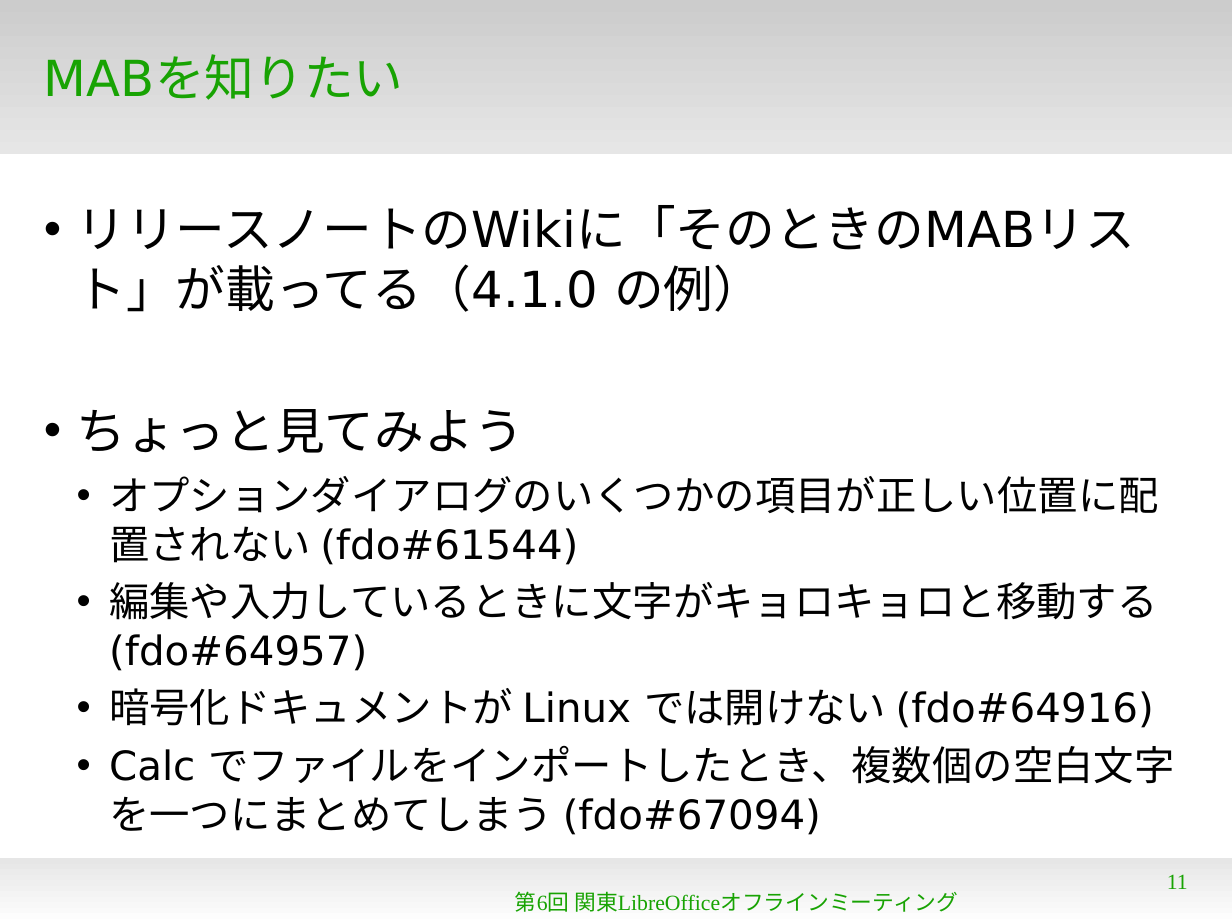
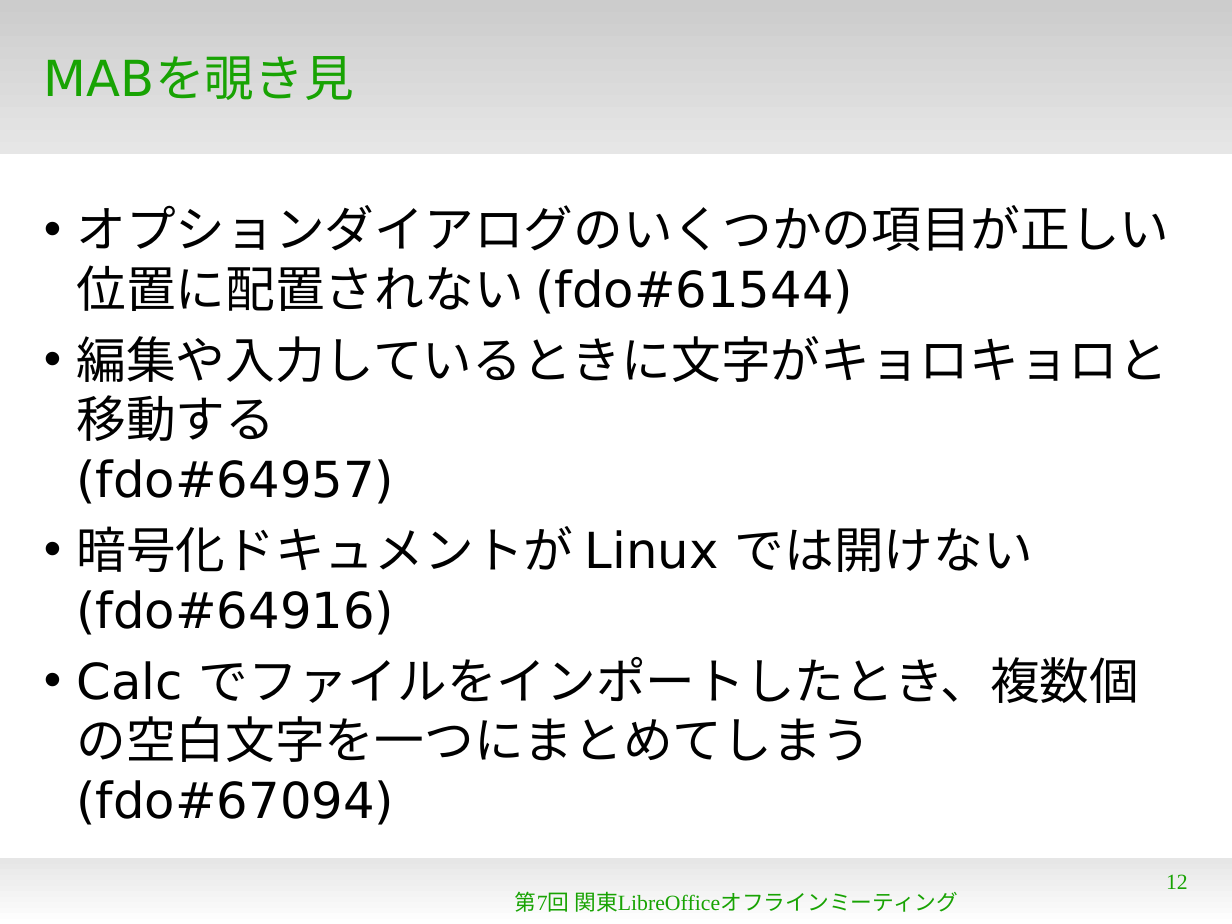
Before and after one commit to naruoga/KantoLibreOffice, a slide deck: slide 12 of Aug2013/MAB.odp (slide 11 before the commit). Drawn at 1232x924 pixels with LibreOffice and Linux fonts; fonts in the diff are those of the drawing; background and template pictures are left out. Boxes give left, top, right and bottom in pixels: in the first picture for what was removed or moved away, otherwise in the second. Text is boxed around its words. In the diff, an @@ line names an element or a change of style, - is before the commit and + after.

```diff
--- a/Aug2013/MAB.odp
+++ b/Aug2013/MAB.odp
@@ title at [44,56,354,100]: text changed @@
-MABを知りたい
+MABを覗き見
@@ text "オプションダイアログのいくつかの項目が正しい位置に配置されない (fdo#61544)" at [77,205,1170,825]: size 26 to 32 pt; list level 2 to 1 in "オプションダイアログのいくつかの項目が正しい位置に配置されない (fdo#61544)"; list level 2 to 1 in "編集や入力しているときに文字がキョロキョロと移動する (fdo#64957)"; list level 2 to 1 in "暗号化ドキュメントが Linux では開けない (fdo#64916)"; list level 2 to 1 in "Calc でファイルをインポートしたとき、複数個の空白文字を一つにまとめてしまう (fdo#67094)" @@
@@ text at [77,205,1135,453]: paragraphs removed @@
-• リリースノートのWikiに「そのときのMABリスト」が載ってる（4.1.0 の例）
-• ちょっと見てみよう
@@ text at [515,891,958,912]: text changed @@
-第6回 関東LibreOfficeオフラインミーティング
+第7回 関東LibreOfficeオフラインミーティング
@@ page number at [1166,874,1188,889]: text changed @@
-11
+12
```
Also in this commit, not shown: 15 other slides changed, 7 slides added, 2 other files.
